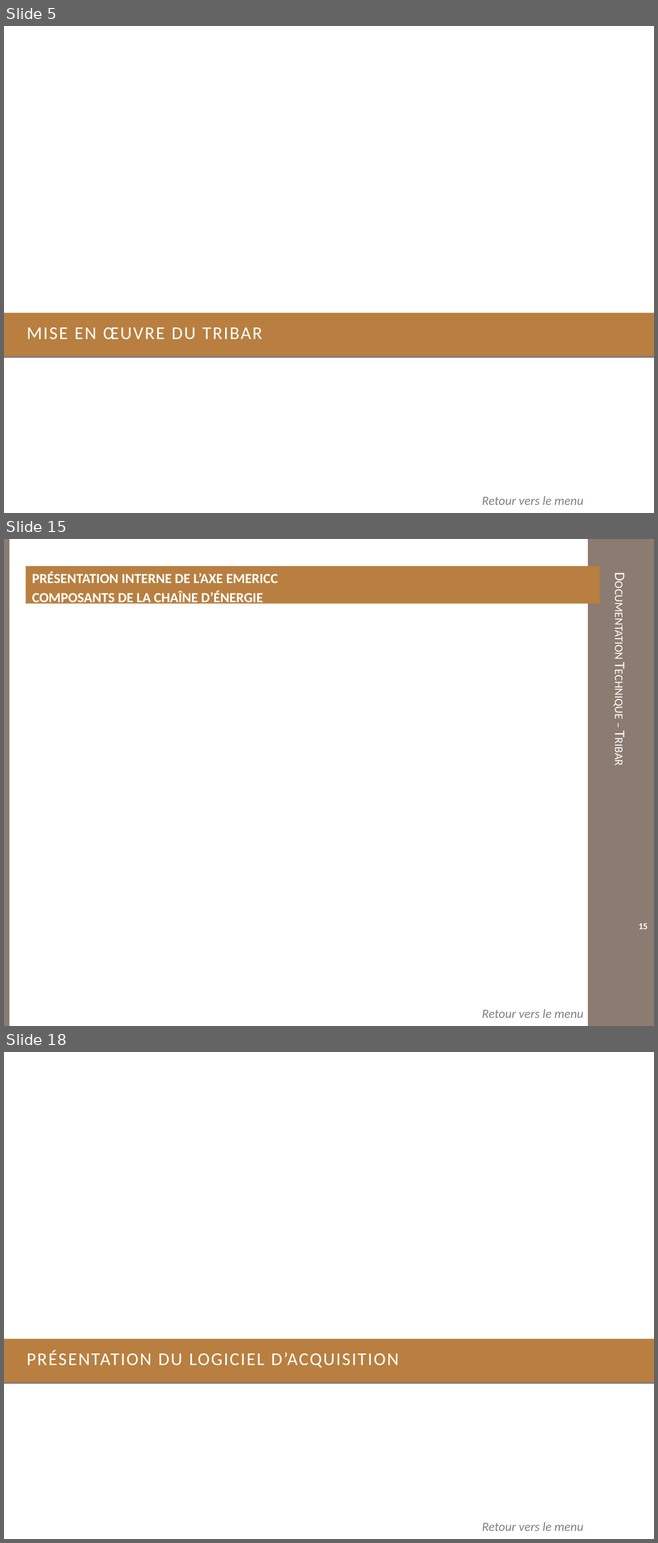
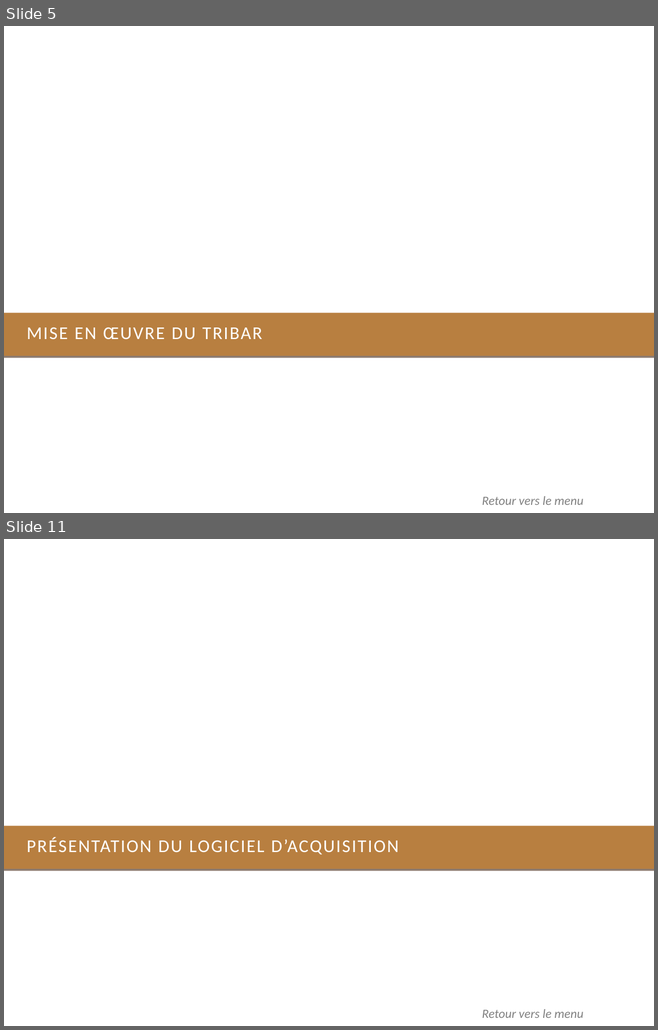
Before and after one commit to xpessoles/TP_PTSI, a slide deck: DocumentsTP/Documentation_Tribar.pptx. Shown one above the other, each under a label of ours: slides 5, 15 and 18 before the commit, slides 5 and 11 after it; the slides between them are not shown. The pictures are 658x1543 and 658x1030 pixels, drawn with LibreOffice and Linux fonts; fonts in the diff are those of the drawing; background and template pictures are left out. Boxes give left, top, right and bottom in pixels: in the first picture for what was removed or moved away, otherwise in the second. Text is boxed around its words. In the diff, an @@ line names an element or a change of style, - is before the commit and + after.

```diff
--- a/DocumentsTP/Documentation_Tribar.pptx
+++ b/DocumentsTP/Documentation_Tribar.pptx
@@ slide 15 removed at [4, 539, 654, 1026], background #FFFFFF @@
@@ rectangle removed at [4, 539, 9, 1026] @@
@@ rectangle removed at [587, 539, 654, 1026] @@
@@ text removed at [25, 566, 599, 604] @@
-PRÉSENTATION INTERNE DE L’AXE EMERICC
-COMPOSANTS DE LA CHAÎNE D’ÉNERGIE
@@ text removed at [587, 566, 654, 983] @@
-Documentation Technique – Tribar
@@ page number removed at [638, 924, 647, 929] @@
-15
@@ text removed at [482, 1009, 583, 1018] @@
-Retour vers le menu
@@ what was slide 18 is now slide 11 @@
```
Also in this commit, not shown: 9 slides changed, 1 slide added, 6 other slides removed, 4 other files.
